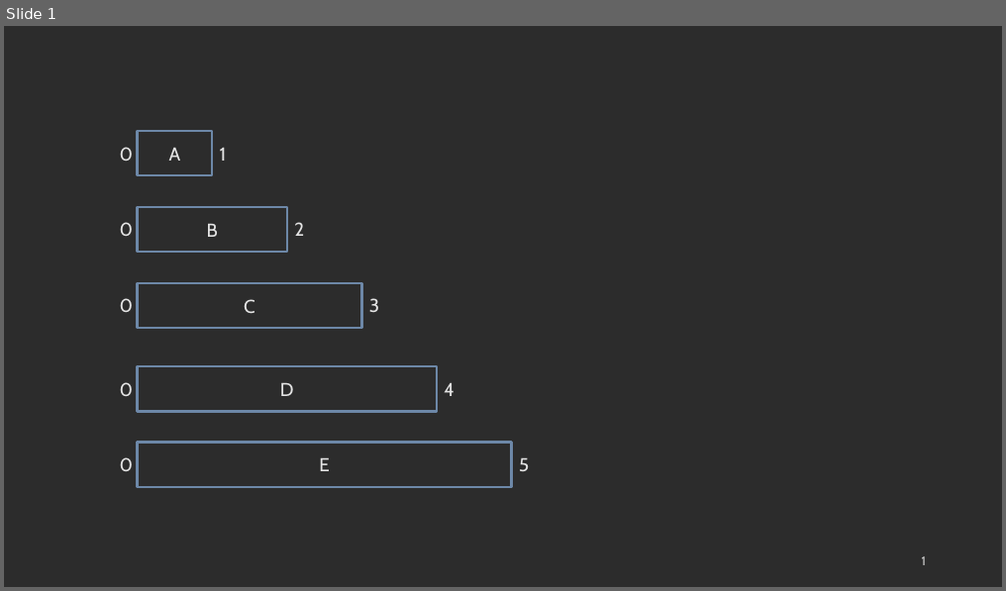
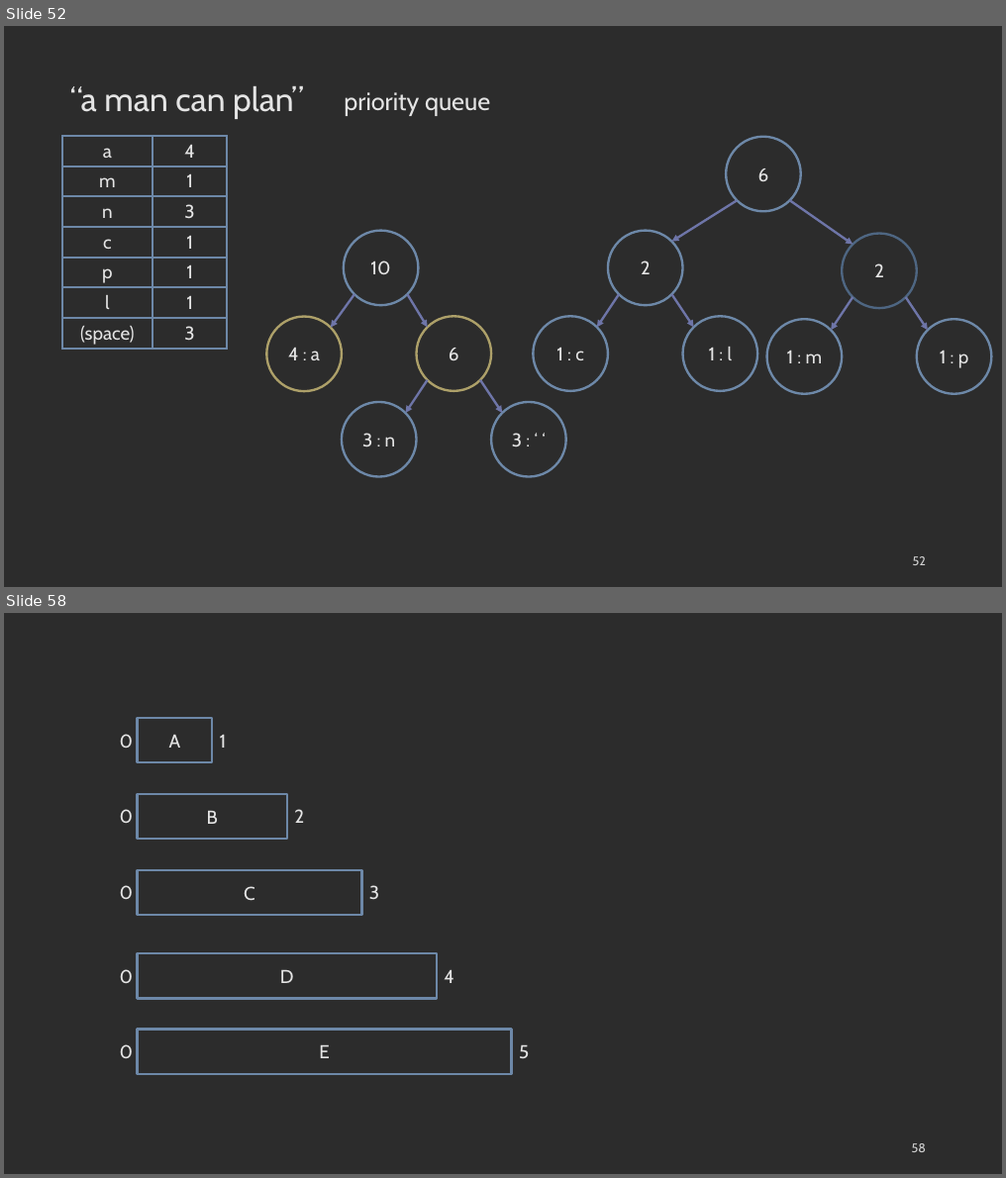
Before and after one commit to COP3530/edugator-content, a slide deck: greedy-algorithms/greedy-algorithms/images-ppt.pptx. Shown one above the other, each under a label of ours: slide 1 before the commit, slides 52 and 58 after it; the slides between them are not shown. The pictures are 1006x591 and 1006x1178 pixels, drawn with LibreOffice and Linux fonts; fonts in the diff are those of the drawing. Boxes give left, top, right and bottom in pixels: in the first picture for what was removed or moved away, otherwise in the second. Text is boxed around its words. In the diff, an @@ line names an element or a change of style, - is before the commit and + after.

```diff
--- a/greedy-algorithms/greedy-algorithms/images-ppt.pptx
+++ b/greedy-algorithms/greedy-algorithms/images-ppt.pptx
@@ slide 52 added at <box>4,26,1002,587</box>, background #2C2C2C @@
@@ text added at <box>70,86,304,119</box>, 32 pt, text #E4E4E4 @@
+“a man can plan”
@@ text added at <box>344,92,490,116</box>, 24 pt, text #E4E4E4 @@
+priority queue
@@ table added at <box>62,136,227,349</box>, 7 rows, 2 columns @@
+a | 4
+m | 1
+n | 3
+c | 1
+p | 1
+l | 1
+(space) | 3
@@ ellipse added at <box>727,137,801,212</box>, outline #6D88A8 2.25 pt, 18 pt, text #E4E4E4 @@
+6
@@ arrow added from (737, 200) to (672, 242), #6E75A8 2.25 pt @@
@@ arrow added from (790, 200) to (853, 245), #6E75A8 2.25 pt @@
@@ ellipse added at <box>344,230,419,305</box>, outline #6D88A8 2.25 pt, 18 pt, text #E4E4E4 @@
+10
@@ ellipse added at <box>608,230,683,305</box>, outline #6D88A8 2.25 pt, 18 pt, text #E4E4E4 @@
+2
@@ ellipse added at <box>842,233,917,308</box>, outline #4E6682 2.25 pt, 18 pt, text #E4E4E4 @@
+2
@@ ellipse added at <box>266,316,342,391</box>, outline #ADA069 2.25 pt, 18 pt, text #E4E4E4 @@
+4 : a
@@ arrow added from (354, 294) to (331, 328), #6E75A8 2.25 pt @@
@@ arrow added from (408, 294) to (428, 328), #6E75A8 2.25 pt @@
@@ ellipse added at <box>417,316,491,391</box>, outline #ADA069 2.25 pt, 18 pt, text #E4E4E4 @@
+6
@@ ellipse added at <box>534,316,608,391</box>, outline #6D88A8 2.25 pt, 18 pt, text #E4E4E4 @@
+1 : c
@@ arrow added from (619, 294) to (597, 328), #6E75A8 2.25 pt @@
@@ arrow added from (672, 294) to (693, 328), #6E75A8 2.25 pt @@
@@ ellipse added at <box>683,316,757,391</box>, outline #6D88A8 2.25 pt, 18 pt, text #E4E4E4 @@
+1 : l
@@ ellipse added at <box>767,319,842,394</box>, outline #6D88A8 2.25 pt, 18 pt, text #E4E4E4 @@
+1 : m
@@ arrow added from (853, 297) to (832, 330), #6E75A8 2.25 pt @@
@@ arrow added from (906, 297) to (928, 330), #6E75A8 2.25 pt @@
@@ ellipse added at <box>917,319,991,394</box>, outline #6D88A8 2.25 pt, 18 pt, text #E4E4E4 @@
+1 : p
@@ arrow added from (428, 380) to (405, 413), #6E75A8 2.25 pt @@
@@ arrow added from (480, 380) to (503, 413), #6E75A8 2.25 pt @@
@@ ellipse added at <box>342,402,417,477</box>, outline #6D88A8 2.25 pt, 18 pt, text #E4E4E4 @@
+3 : n
@@ ellipse added at <box>491,402,566,477</box>, outline #6D88A8 2.25 pt, 18 pt, text #E4E4E4 @@
+3 : ‘ ‘
@@ page number added at <box>913,557,926,566</box>, 12 pt, text #D1D1D1 @@
+52
@@ what was slide 1 is now slide 58 @@
@@ page number at <box>912,1144,926,1153</box>: text changed @@
-1
+58
```
Also in this commit, not shown: 56 other slides added, 11 other files.
